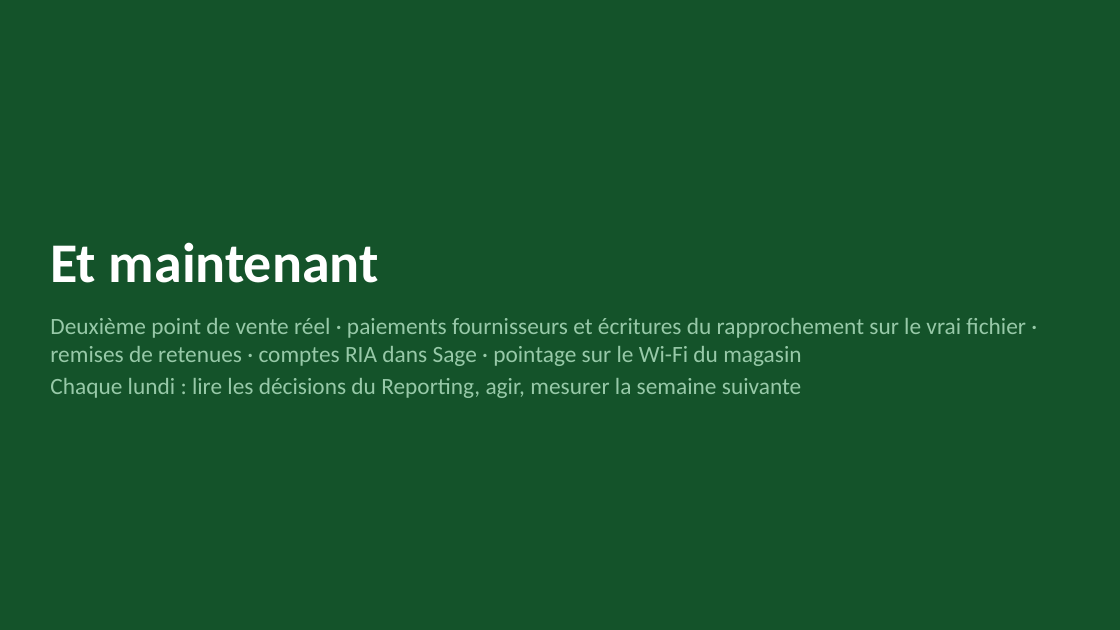
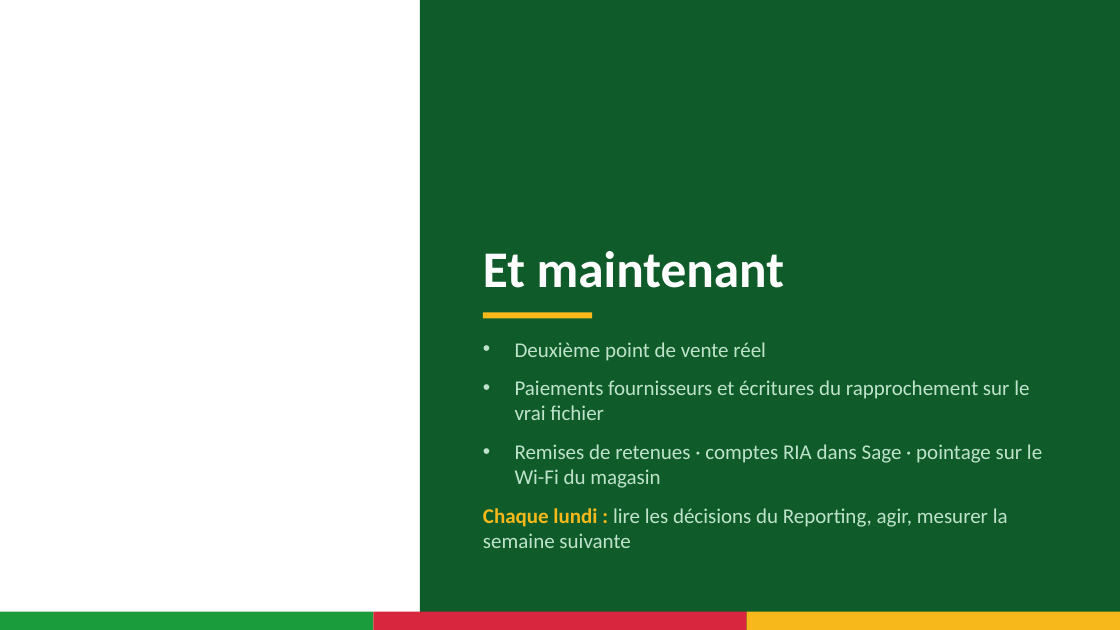
Before and after one commit to mteingueng-dot/MVOGMBI_Sync_2026.1, a slide deck: slide 30 of documentation/Presentation_MVOGMBI_Sync.pptx. Drawn at 1120x630 pixels with LibreOffice and Linux fonts; fonts in the diff are those of the drawing; background and template pictures are left out. Boxes give left, top, right and bottom in pixels: in the first picture for what was removed or moved away, otherwise in the second. Text is boxed around its words. In the diff, an @@ line names an element or a change of style, - is before the commit and + after.

```diff
--- a/documentation/Presentation_MVOGMBI_Sync.pptx
+++ b/documentation/Presentation_MVOGMBI_Sync.pptx
@@ background #14532A to #FFFFFF @@
@@ rectangle added at box(420, 0, 1120, 630), fill #0F5C2A @@
@@ title "Et maintenant": place and size @@
-title "Et maintenant" at box(50, 242, 379, 283)
+title "Et maintenant" at box(483, 251, 784, 288)
@@ title "Et maintenant" at box(483, 251, 784, 288): size 48 to 44 pt @@
@@ rectangle added at box(483, 313, 592, 318), fill #F6B81A @@
@@ text "Deuxième point de vente réel": place and size @@
-text "Deuxième point de vente réel" at box(50, 318, 1026, 398)
+text "Deuxième point de vente réel" at box(483, 342, 1042, 548)
@@ text at box(515, 342, 1042, 488): text changed; size 20 to 18 pt; text colour #97C9A8 to #BFE3CA @@
-Deuxième point de vente réel · paiements fournisseurs et écritures du rapprochement sur le vrai fichier · remises de retenues · comptes RIA dans Sage · pointage sur le Wi-Fi du magasin
+• Deuxième point de vente réel
+• Paiements fournisseurs et écritures du rapprochement sur le vrai fichier
+• Remises de retenues · comptes RIA dans Sage · pointage sur le Wi-Fi du magasin
@@ text at box(483, 508, 1008, 548): size 20 to 18 pt in "Chaque lundi : lire les décisions du ..."; text colour #97C9A8 to #F6B81A, bold on in "Chaque lundi :"; text colour #97C9A8 to #BFE3CA in "lire les décisions du Reporting, agir, mesurer ..."; bullet none to •; more space between paragraphs @@
@@ rectangle added at box(0, 612, 373, 630), fill #1A9B3C @@
@@ rectangle added at box(373, 612, 746, 630), fill #D7263D @@
@@ rectangle added at box(747, 612, 1120, 630), fill #F6B81A @@
```
Also in this commit, not shown: 29 other slides changed, 40 other files.
